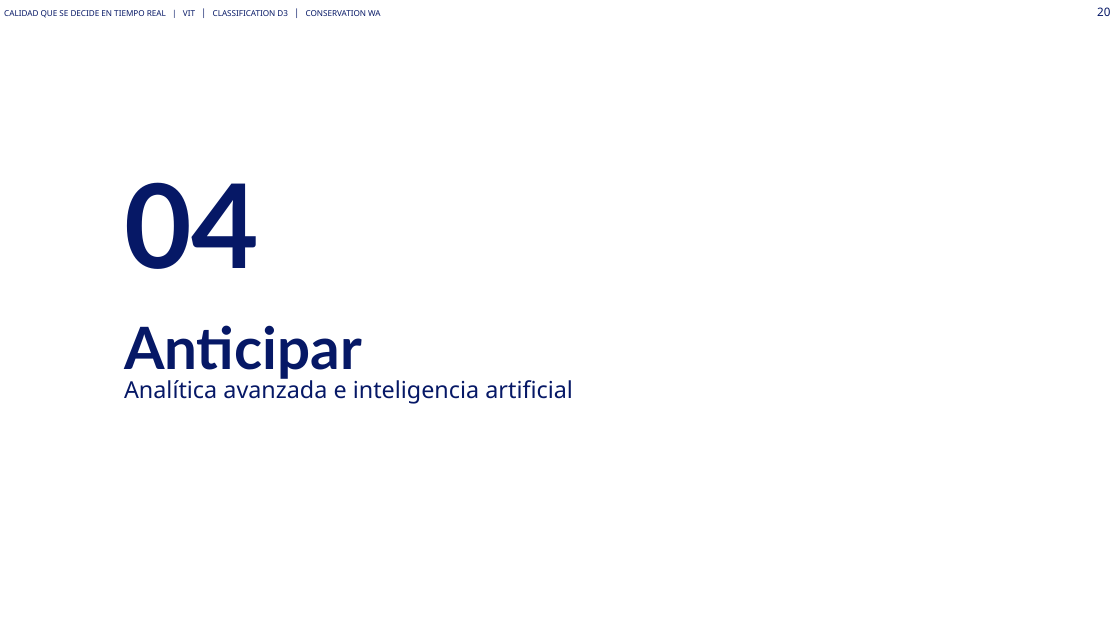
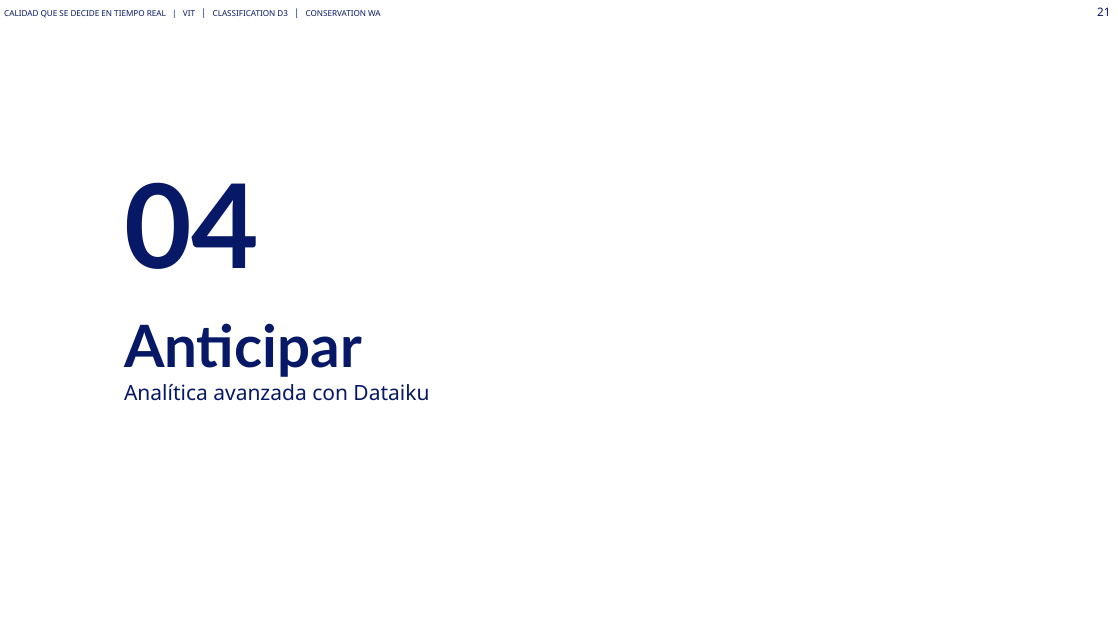
Before and after one commit to Asierenux/blank-app, a slide deck: slide 21 of presentaciones/Michelin_Hyundai_Fabricacion_Digital_ES_plantilla2026.pptx (slide 20 before the commit). Drawn at 1120x630 pixels with LibreOffice and Linux fonts; fonts in the diff are those of the drawing; background and template pictures are left out. Boxes give left, top, right and bottom in pixels: in the first picture for what was removed or moved away, otherwise in the second. Text is boxed around its words. In the diff, an @@ line names an element or a change of style, - is before the commit and + after.

```diff
--- a/presentaciones/Michelin_Hyundai_Fabricacion_Digital_ES_plantilla2026.pptx
+++ b/presentaciones/Michelin_Hyundai_Fabricacion_Digital_ES_plantilla2026.pptx
@@ page number at box(1097, 7, 1110, 16): text changed @@
-20
+21
@@ title at box(124, 384, 429, 401): text changed; size 20 to 18 pt @@
-Analítica avanzada e inteligencia artificial
+  Analítica avanzada con Dataiku
```
Also in this commit, not shown: 23 other slides changed, 2 slides added, 2 slides removed, 1 other file.
